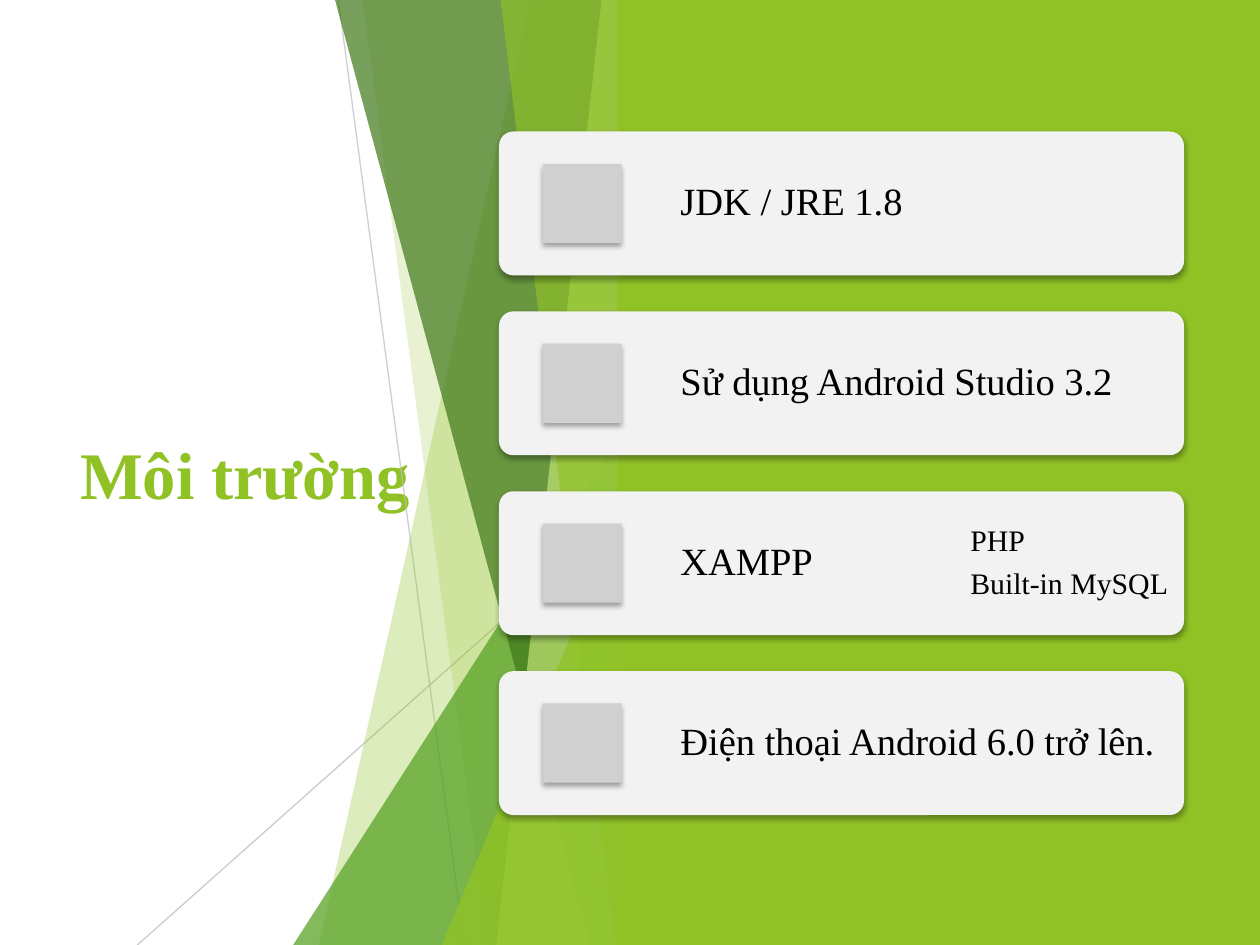
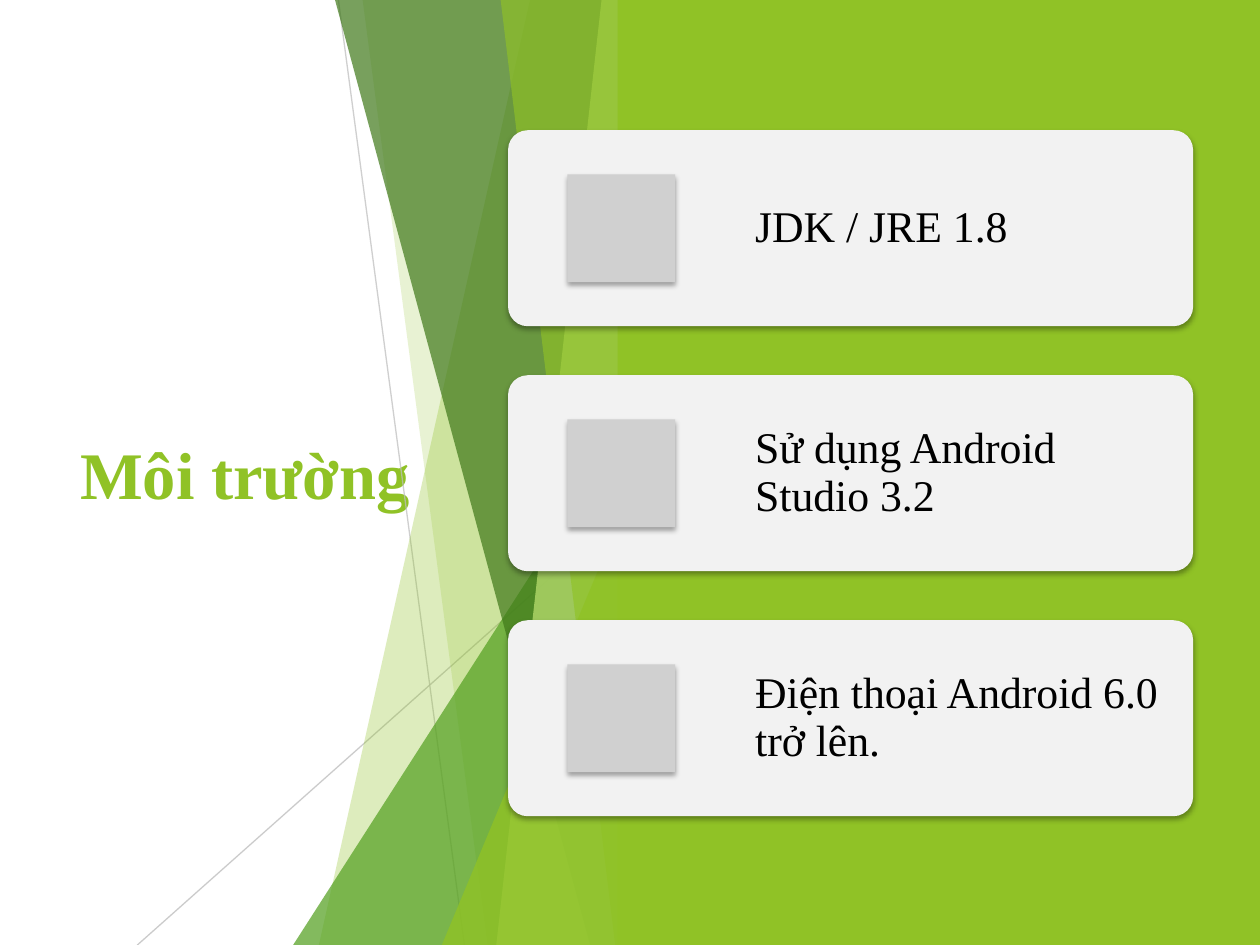
Before and after one commit to viet97/doandocs, a slide deck: slide 19 of DATN_Presentation.pptx. Drawn at 1260x945 pixels with LibreOffice and Linux fonts; fonts in the diff are those of the drawing; grey boxes stand for pictures. Boxes give left, top, right and bottom in pixels: in the first picture for what was removed or moved away, otherwise in the second. Text is boxed around its words. In the diff, an @@ line names an element or a change of style, - is before the commit and + after.

```diff
--- a/DATN_Presentation.pptx
+++ b/DATN_Presentation.pptx
@@ rounded rectangle: place and size @@
-rounded rectangle at (499,131,1184,275)
+rounded rectangle at (508,130,1193,326)
@@ text "JDK / JRE 1.8": place and size @@
-text "JDK / JRE 1.8" at (680,189,902,216)
+text "JDK / JRE 1.8" at (755,213,1008,243)
@@ picture added at (567,174,675,282) @@
@@ rounded rectangle: place and size @@
-rounded rectangle at (499,491,1184,635)
+rounded rectangle at (508,375,1193,572)
@@ size 22 to 25 pt; more space between paragraphs in 3 elements at (755,213,1008,243), (755,677,1158,757), (755,432,1056,512) @@
@@ text "Sử dụng Android Studio 3.2": place and size @@
-text "Sử dụng Android Studio 3.2" at (680,368,1112,403)
+text "Sử dụng Android Studio 3.2" at (755,432,1056,512)
@@ picture: place and size @@
-picture at (543,344,622,423)
+picture at (567,420,675,528)
@@ rounded rectangle: place and size @@
-rounded rectangle at (499,672,1184,815)
+rounded rectangle at (508,620,1193,816)
@@ text "Điện thoại Android 6.0 trở ...": place and size @@
-text "Điện thoại Android 6.0 trở ..." at (680,728,1155,762)
+text "Điện thoại Android 6.0 trở ..." at (755,677,1158,757)
@@ picture: place and size @@
-picture at (543,524,622,604)
+picture at (567,664,675,772)
@@ group removed at (499,164,1184,782): 2 pictures, 2 texts, 1 rounded rectangle @@
-XAMPP
-PHP
-Built-in MySQL
```
Also in this commit, not shown: 20 other slides changed.
